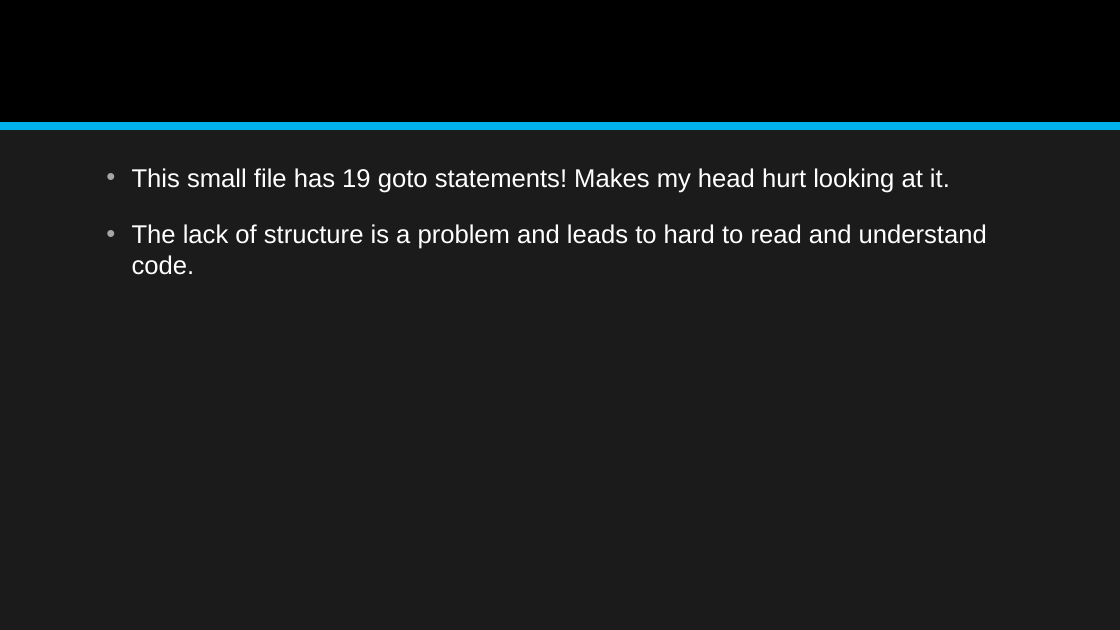
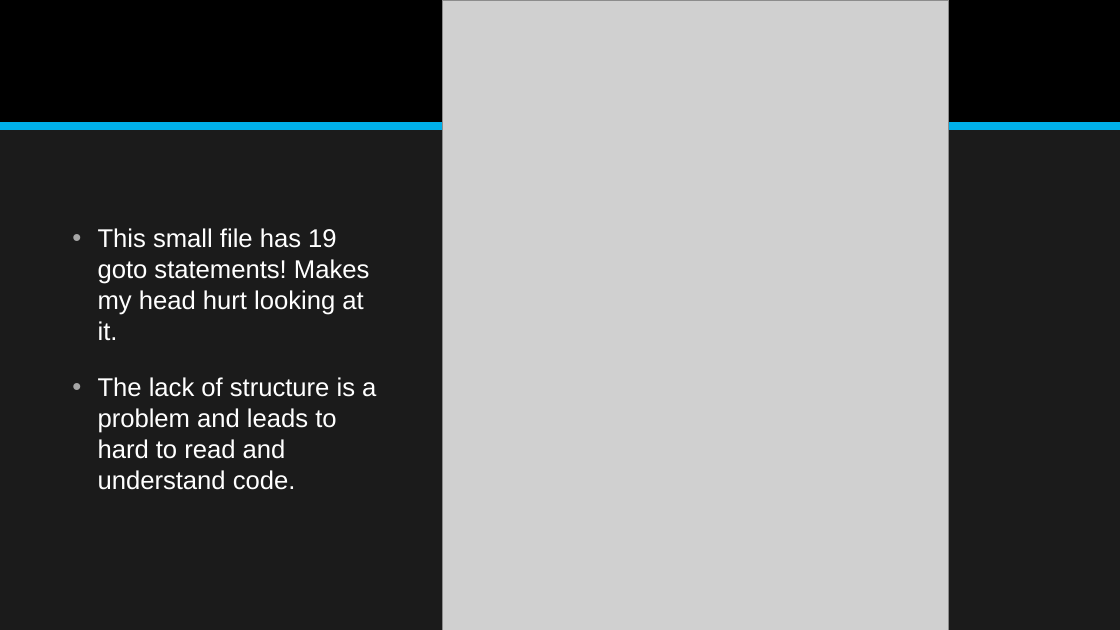
Before and after one commit to jonathan-r-jones/Composable-Batch-Files, a slide deck: slide 4 of Composable Batch File Helper.pptx (slide 5 before the commit). Drawn at 1120x630 pixels with LibreOffice and Linux fonts; fonts in the diff are those of the drawing; grey boxes stand for pictures. Boxes give left, top, right and bottom in pixels: in the first picture for what was removed or moved away, otherwise in the second. Text is boxed around its words. In the diff, an @@ line names an element or a change of style, - is before the commit and + after.

```diff
--- a/Composable Batch File Helper.pptx
+++ b/Composable Batch File Helper.pptx
@@ picture added at box(443, 0, 949, 630) @@
@@ text "This small file has 19 ..." rewrapped from box(132, 168, 987, 275) to box(98, 228, 376, 490) @@
```
Also in this commit, not shown: 4 other slides changed, 3 slides removed, 4 other files.
